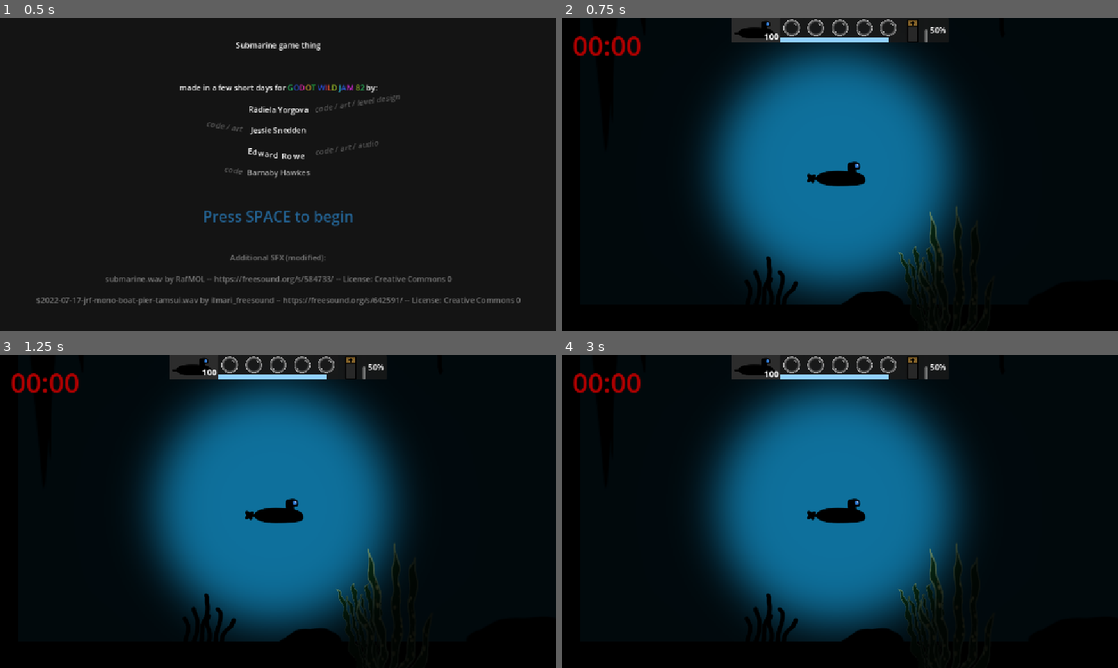
Above: before the commit, frames 1-4 (two rows, left to right).
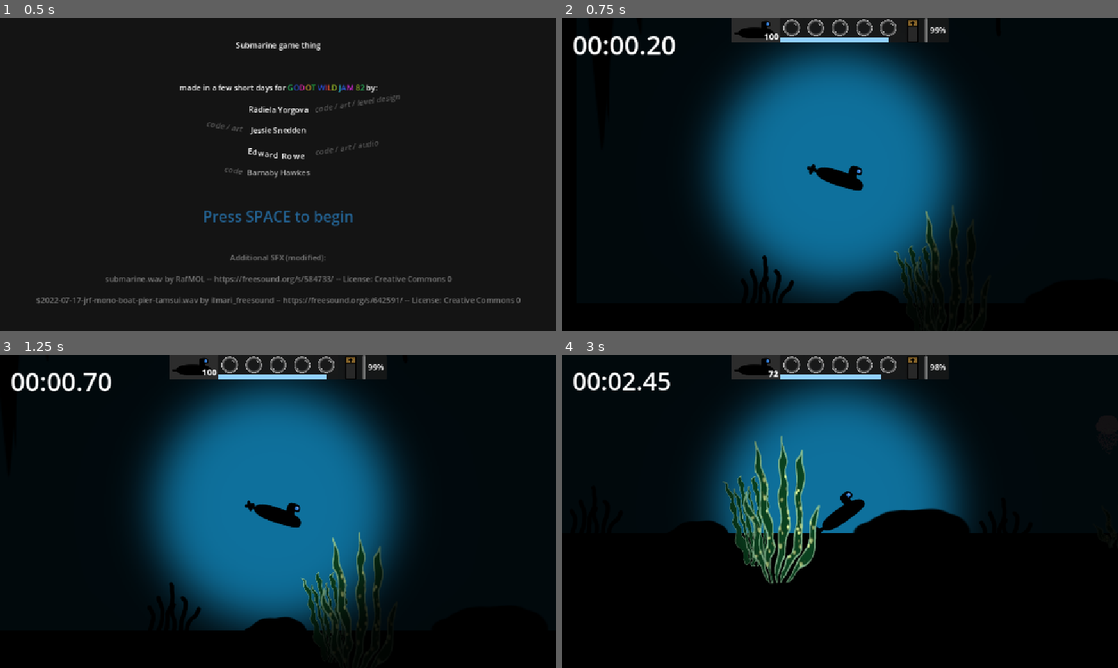
Above: after the commit, the same moments.

Repository: EddieRowe/godot-wild-jam-82
Game: Godot game, scene res://levels/splash.tscn
Same seed, same stepped clock (60 frames per second), same inputs: the game is played once before the commit and once after it.
Inputs:
- Up to frame 1 (0.5 s): no input
- Up to frame 2 (0.75 s): tap Space at 0.5 s; hold Right (ui_right) from 0.53 s (still down)
- Up to frame 3 (1.25 s): keep holding Right (ui_right); tap Enter (ui_accept) at 0.77 s
- Up to frame 4 (3 s): release Right (ui_right) at 1.28 s; hold Down (ui_down) 1.28-2.03 s; tap Enter (ui_accept) at 1.52 s; hold Right (ui_right) 2.03-2.78 s; hold Up (ui_up) from 2.78 s (still down)

Frame 1 is identical in both runs. In frame 2, 2.4% of the frame differs, in the area x 2-72%, y 0-92%; in frame 3, 4.0%; in frame 4, 18%, in the area x 2-75%, y 0-92%.
Error before the commit: Parse Error: Too few arguments for "_take_damage()" call. Expected at least 2 but received 1. (res://scripts/submarine_script.gd:103)

Commit message:
merge conflict fixes

Diff:
--- a/scripts/submarine_script.gd
+++ b/scripts/submarine_script.gd
@@ -100,7 +100,7 @@
 	if body.is_in_group("Obstacle") and body is not Jellyfish:
 		free_floating = true
 		if linear_velocity.length() > MIN_COLLISION_SPEED:
-			health._take_damage(body.damage)
+			health._take_damage(body.damage, "collision")
 	if body is OxygenSource:
 		oxygen._collect_oxygen(body)
 
Not shown: 1 places in levels/level_1.tscn that only renumber resources
